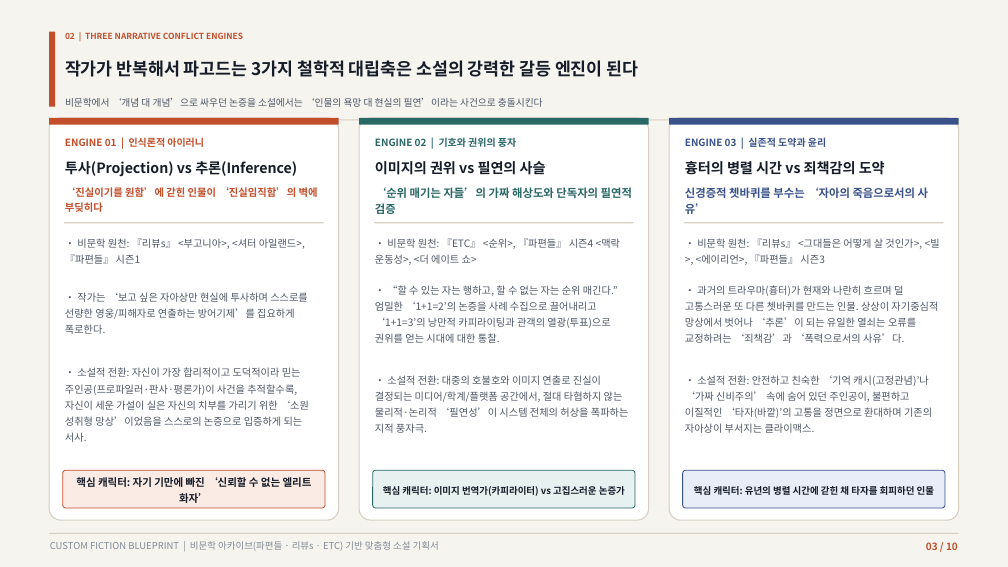
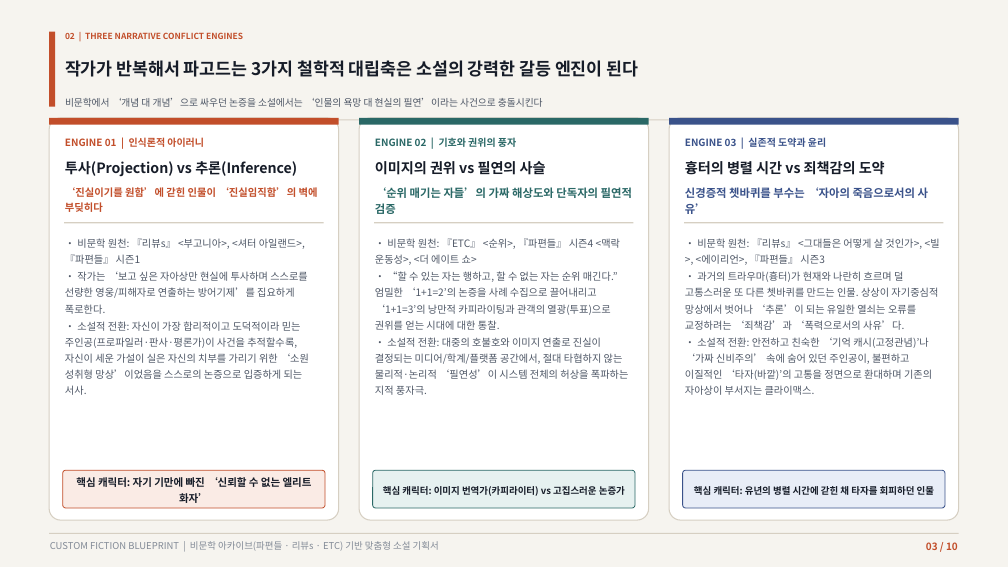
Before and after one commit to lietzsche/dev-lab, a slide deck: slide 3 of 맞춤형_소설기획_제안서.pptx. Drawn at 1008x567 pixels with LibreOffice and Linux fonts; fonts in the diff are those of the drawing. Boxes give left, top, right and bottom in pixels: in the first picture for what was removed or moved away, otherwise in the second. Text is boxed around its words. In the diff, an @@ line names an element or a change of style, - is before the commit and + after.

```diff
--- a/맞춤형_소설기획_제안서.pptx
+++ b/맞춤형_소설기획_제안서.pptx
@@ text "• 비문학 원천: 『리뷰s』 <부고니아>, ...": place and size @@
-text "• 비문학 원천: 『리뷰s』 <부고니아>, ..." at [65,367,309,442]
+text "• 비문학 원천: 『리뷰s』 <부고니아>, ..." at [65,238,309,395]
@@ text at [65,238,307,314]: paragraphs added @@
+• 비문학 원천: 『리뷰s』 <부고니아>, <셔터 아일랜드>, 『파편들』 시즌1
+• 작가는 ‘보고 싶은 자아상만 현실에 투사하며 스스로를 선량한 영웅/피해자로 연출하는 방어기제’를 집요하게 폭로한다.
@@ text "• 비문학 원천: 『ETC』 <순위>, ...": place and size @@
-text "• 비문학 원천: 『ETC』 <순위>, ..." at [375,285,618,343]
+text "• 비문학 원천: 『ETC』 <순위>, ..." at [375,238,628,395]
@@ text "• 비문학 원천: 『리뷰s』 <그대들은 ...": place and size @@
-text "• 비문학 원천: 『리뷰s』 <그대들은 ..." at [685,285,938,343]
+text "• 비문학 원천: 『리뷰s』 <그대들은 ..." at [685,238,940,395]
@@ text removed at [65,292,307,334] @@
-• 작가는 ‘보고 싶은 자아상만 현실에 투사하며 스스로를 선량한 영웅/피해자로 연출하는 방어기제’를 집요하게 폭로한다.
@@ text at [375,271,618,330]: more space between paragraphs @@
@@ text at [685,271,938,330]: more space between paragraphs @@
@@ text at [375,337,628,395]: paragraph added @@
+• 소설적 전환: 대중의 호불호와 이미지 연출로 진실이 결정되는 미디어/학계/플랫폼 공간에서, 절대 타협하지 않는 물리적·논리적 ‘필연성’이 시스템 전체의 허상을 폭파하는 지적 풍자극.
@@ text at [685,337,932,395]: paragraph added @@
+• 소설적 전환: 안전하고 친숙한 ‘기억 캐시(고정관념)’나 ‘가짜 신비주의’ 속에 숨어 있던 주인공이, 불편하고 이질적인 ‘타자(바깥)’의 고통을 정면으로 환대하며 기존의 자아상이 부서지는 클라이맥스.
@@ text removed at [375,375,628,433] @@
-• 소설적 전환: 대중의 호불호와 이미지 연출로 진실이 결정되는 미디어/학계/플랫폼 공간에서, 절대 타협하지 않는 물리적·논리적 ‘필연성’이 시스템 전체의 허상을 폭파하는 지적 풍자극.
@@ text removed at [685,375,932,433] @@
-• 소설적 전환: 안전하고 친숙한 ‘기억 캐시(고정관념)’나 ‘가짜 신비주의’ 속에 숨어 있던 주인공이, 불편하고 이질적인 ‘타자(바깥)’의 고통을 정면으로 환대하며 기존의 자아상이 부서지는 클라이맥스.
```
Also in this commit, not shown: 4 other slides changed, 8 other files.
